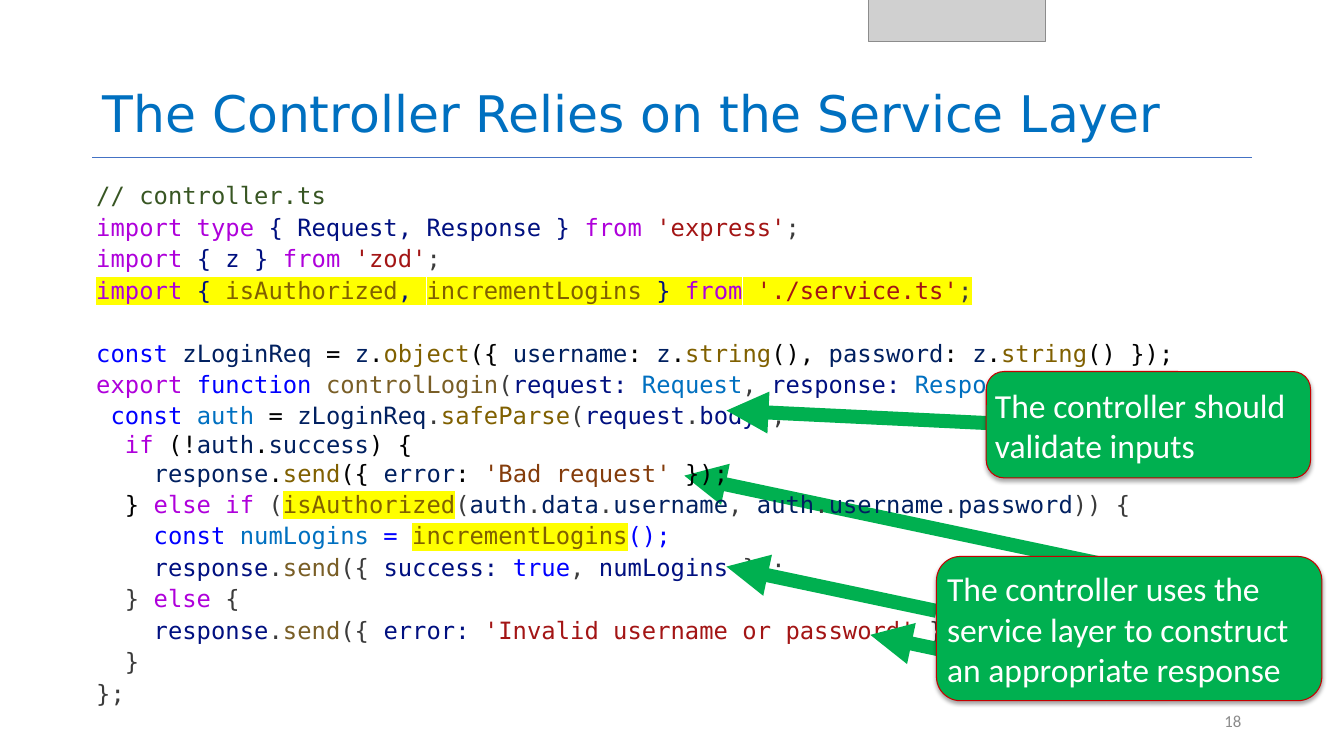
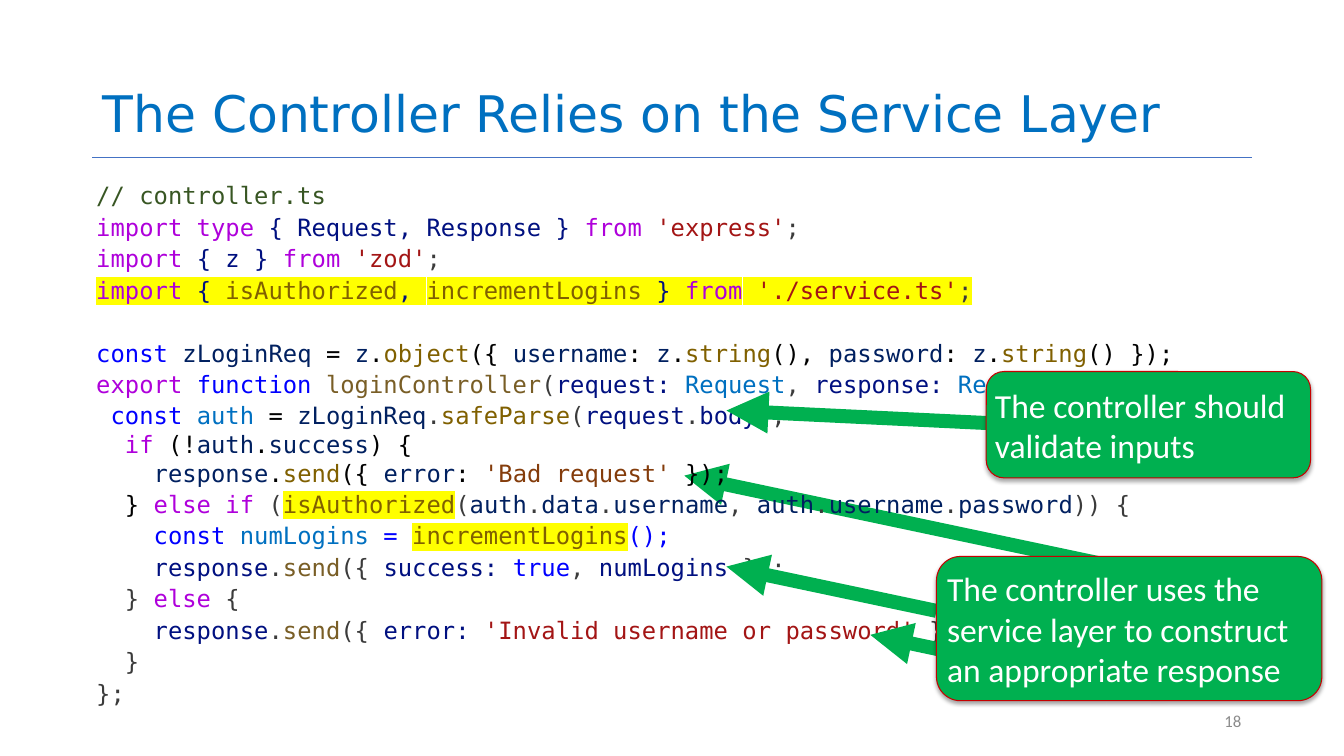
Before and after one commit to neu-se/CS4530-Spring-2026, a slide deck: slide 18 of Slides/Module 04 Web Applications.pptx. Drawn at 1344x756 pixels with LibreOffice and Linux fonts; fonts in the diff are those of the drawing; grey boxes stand for pictures. Boxes give left, top, right and bottom in pixels: in the first picture for what was removed or moved away, otherwise in the second. Text is boxed around its words. In the diff, an @@ line names an element or a change of style, - is before the commit and + after.

Commit message:
fixed typos in M04 slides

```diff
--- a/Slides/Module 04 Web Applications.pptx
+++ b/Slides/Module 04 Web Applications.pptx
@@ picture removed at <box>869,0,1047,41</box> @@
@@ text at <box>96,373,1087,399</box>: text changed @@
-export function controlLogin(request: Request, response: Response) {
+export function loginController(request: Request, response: Response) {
```
Also in this commit, not shown: 7 other slides changed, 1 other file.
